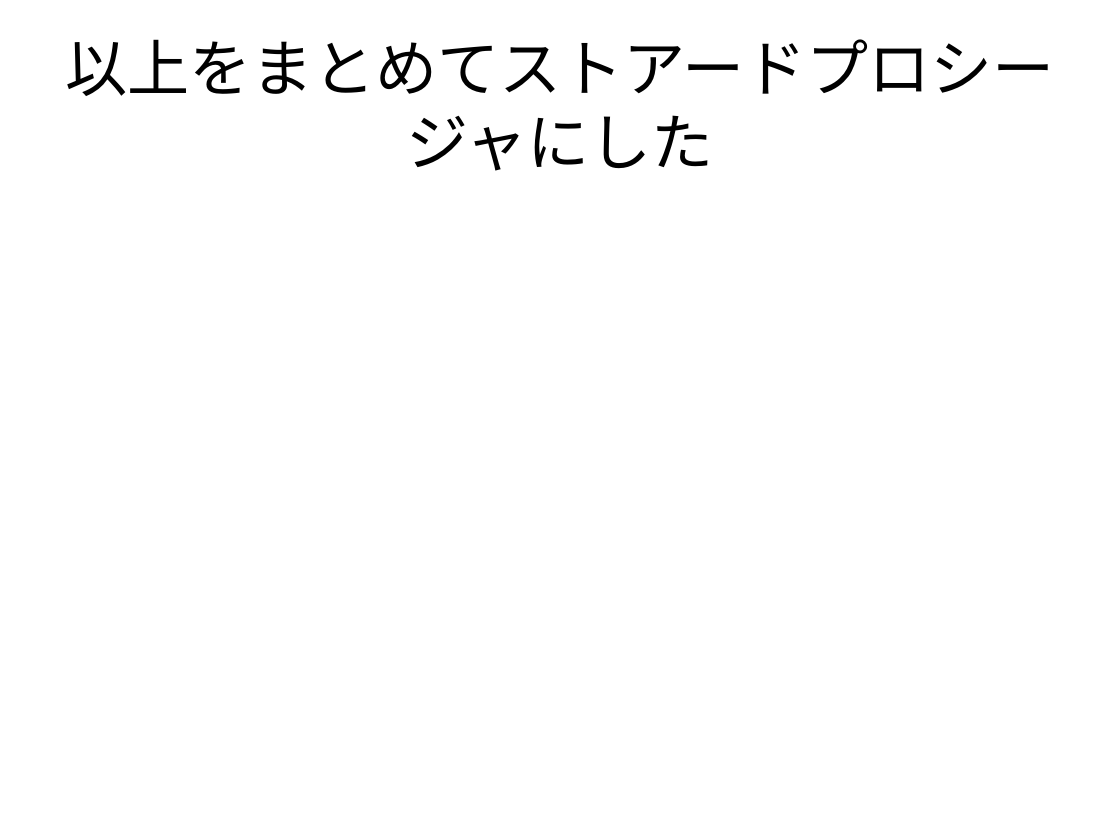
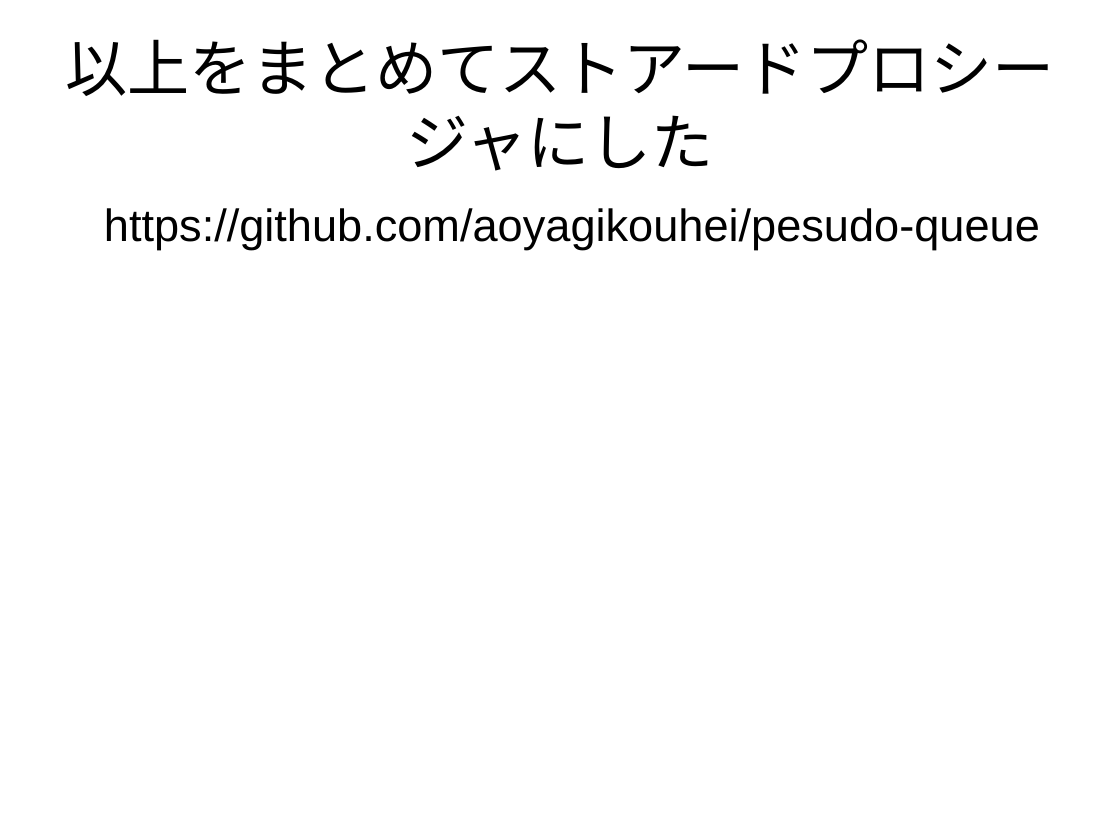
Before and after one commit to aoyagikouhei/pesudo-queue, a slide deck: slide 10 of pg.odp. Drawn at 1120x840 pixels with LibreOffice and Linux fonts; fonts in the diff are those of the drawing. Boxes give left, top, right and bottom in pixels: in the first picture for what was removed or moved away, otherwise in the second. Text is boxed around its words. In the diff, an @@ line names an element or a change of style, - is before the commit and + after.

Commit message:
modify url

```diff
--- a/pg.odp
+++ b/pg.odp
@@ text added at box(104, 208, 1040, 250), 32 pt, text #000000 @@
+https://github.com/aoyagikouhei/pesudo-queue
```
